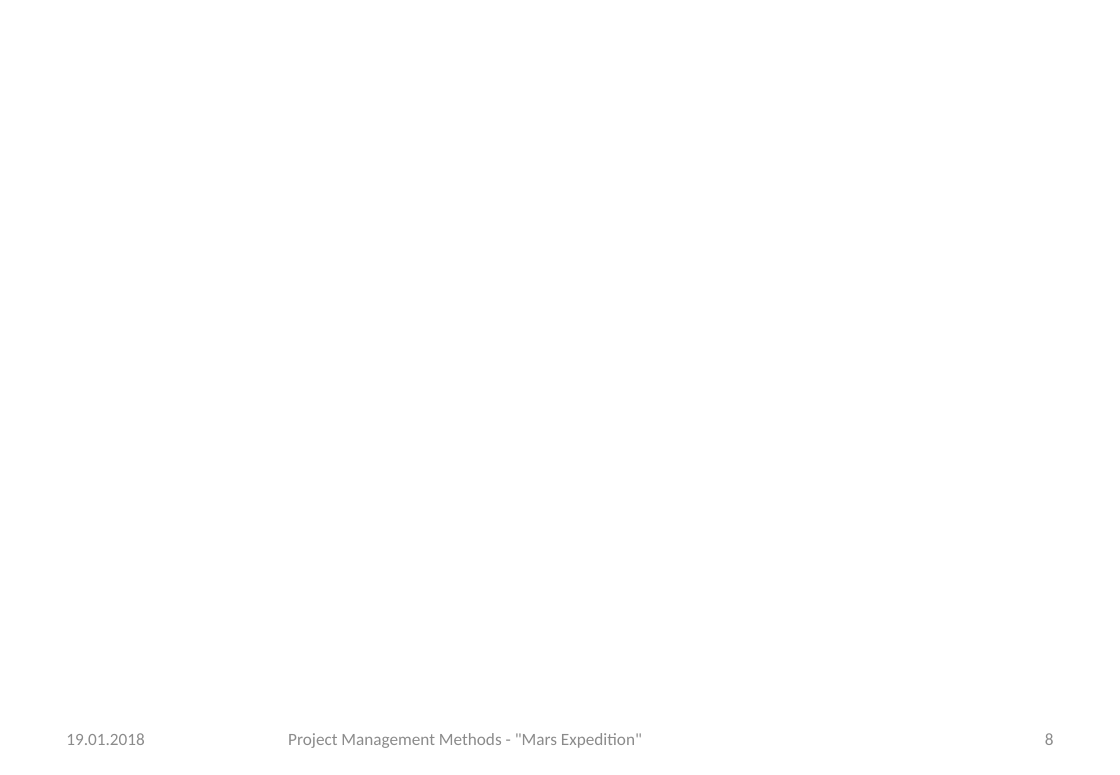
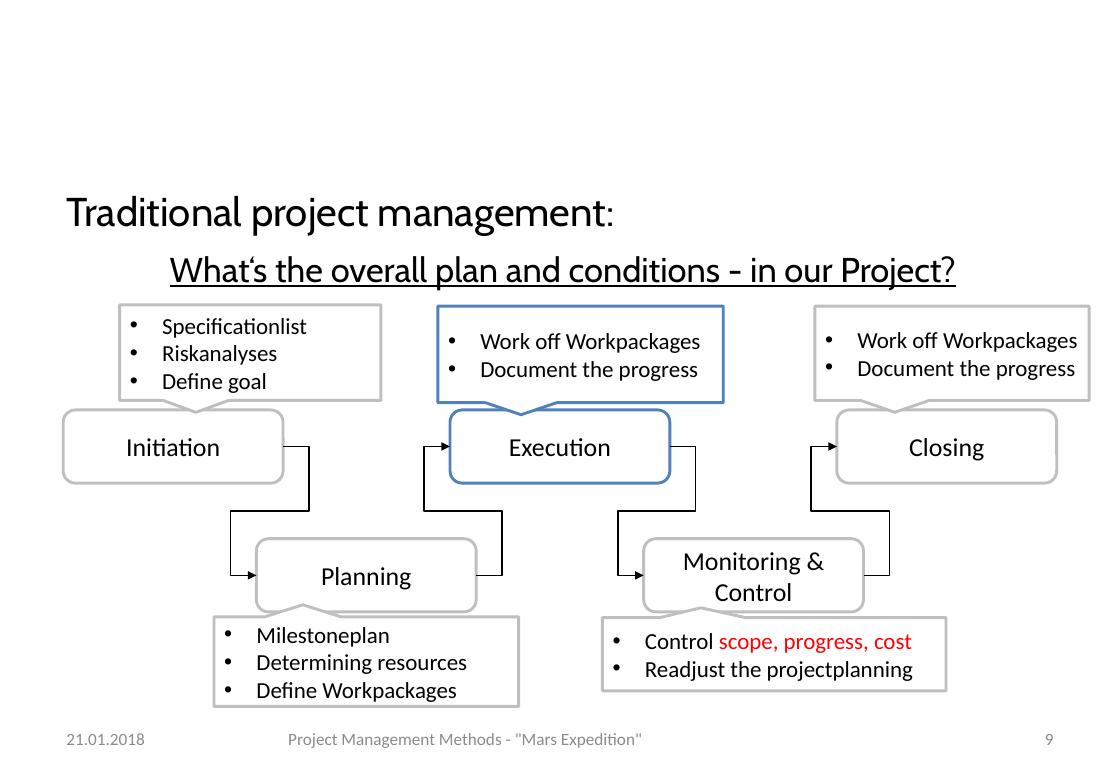
Before and after one commit to gchrizZz/RTW, a slide deck: slide 9 of 01_Projektmanagement/Assignment 5 - Project Managements Methods.pptx (slide 8 before the commit). Drawn at 1120x775 pixels with LibreOffice and Linux fonts; fonts in the diff are those of the drawing; background and template pictures are left out. Boxes give left, top, right and bottom in pixels: in the first picture for what was removed or moved away, otherwise in the second. Text is boxed around its words. In the diff, an @@ line names an element or a change of style, - is before the commit and + after.

```diff
--- a/01_Projektmanagement/Assignment 5 - Project Managements Methods.pptx
+++ b/01_Projektmanagement/Assignment 5 - Project Managements Methods.pptx
@@ text added at (170, 198, 956, 290), 24 pt, text #000000, underline @@
+Traditional project management:
+What‘s the overall plan and conditions - in our Project?
@@ speech box added at (120, 305, 382, 400), fill #FFFFFF, outline #BFBFBF 2 pt, 16 pt, text #000000 @@
+• Specificationlist
+• Riskanalyses
+• Define goal
@@ speech box added at (438, 306, 724, 402), fill #FFFFFF, outline #4F81BD 2 pt, 16 pt, text #000000 @@
+• Work off Workpackages
+• Document the progress
@@ speech box added at (815, 306, 1089, 400), fill #FFFFFF, outline #BFBFBF 2 pt, 16 pt, text #000000 @@
+• Work off Workpackages
+• Document the progress
@@ rounded rectangle added at (63, 411, 283, 484), outline #BFBFBF 2 pt, 18 pt, text #000000 @@
+Initiation
@@ rounded rectangle added at (450, 411, 670, 484), fill #FFFFFF, outline #4F81BD 2 pt, 18 pt, text #000000 @@
+Execution
@@ rounded rectangle added at (837, 411, 1057, 484), outline #BFBFBF 2 pt, 18 pt, text #000000 @@
+Closing
@@ elbow arrow added from (283, 447) to (256, 576), #000000 1 pt @@
@@ elbow arrow added from (477, 576) to (450, 447), #000000 1 pt @@
@@ elbow arrow added from (670, 447) to (644, 576), #000000 1 pt @@
@@ elbow arrow added from (864, 576) to (837, 447), #000000 1 pt @@
@@ rounded rectangle added at (256, 539, 477, 612), outline #BFBFBF 2 pt, 18 pt, text #000000 @@
+Planning
@@ rounded rectangle added at (644, 539, 865, 612), outline #BFBFBF 2 pt, 18 pt, text #000000 @@
+Monitoring & Control
@@ speech box added at (214, 617, 519, 707), fill #FFFFFF, outline #BFBFBF 2 pt, 16 pt, text #000000 @@
+• Milestoneplan
+• Determining resources
+• Define Workpackages
@@ speech box added at (603, 618, 946, 692), fill #FFFFFF, outline #BFBFBF 2 pt, 16 pt, text #000000 @@
+• Control scope, progress, cost
+• Readjust the projectplanning
@@ text at (66, 733, 144, 745): text changed @@
-19.01.2018
+21.01.2018
@@ page number at (1045, 734, 1054, 745): text changed @@
-8
+9
```
Also in this commit, not shown: 6 other slides changed, 4 slides added.
